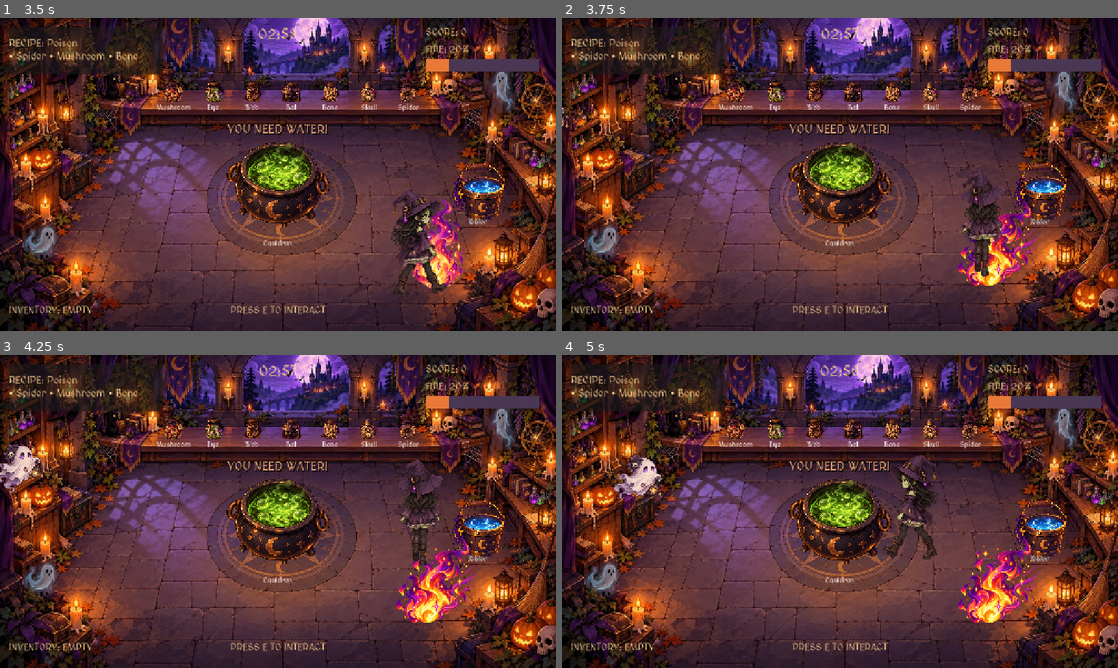
Above: before the commit, frames 1-4 (two rows, left to right).
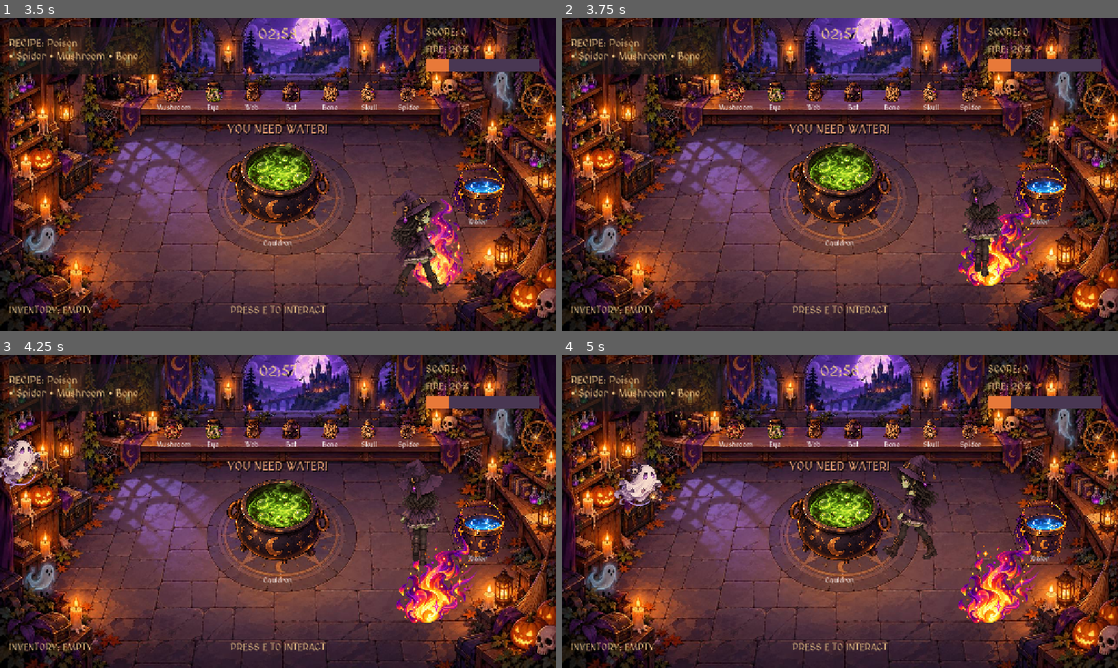
Above: after the commit, the same moments.

Repository: ryadoviy/HellsShift
Game: Godot game, scene res://main.tscn
Two runs of this game, one before a commit and one after it. Both use one fixed random seed, a clock stepped at 60 frames per second and the inputs below.
Inputs (mouse positions are in pixels of both pictures, inside the frame that each line leads up to):
- Up to frame 1 (3.5 s): click "PLAY" at 0.5 s; tap E (interact) at 1.25, 2, 2.1, 2.75 s; move the mouse to (400, 158) at 1.27 s; hold D (move_right) 1.28-2.03 s; hold Q (drop_item) 1.28-2.03 s; click (400, 158) at 1.42 s; move the mouse to (166, 190) at 2.02 s; hold S (move_down) 2.03-2.78 s; move the mouse to (333, 105) at 2.77 s; hold D (move_right) from 2.78 s (still down); tap H at 2.85 s
- Up to frame 2 (3.75 s): tap E (interact) at 3.5 s; move the mouse to (812, 237) at 3.52 s; release D (move_right) at 3.53 s; hold W (move_up) from 3.53 s (still down); tap Q (drop_item) at 3.6 s; click (812, 237) at 3.67 s
- Up to frame 3 (4.25 s): keep holding W (move_up)
- Up to frame 4 (5 s): tap E (interact) at 4.25 s; move the mouse to (1006, 558) at 4.27 s; release W (move_up) at 4.28 s; hold A (move_left) from 4.28 s (still down); hold E (interact) from 4.28 s (still down)

Frame 1 is identical in both runs. In frame 2, less than 0.1% of the frame differs, in the area x 0-2%, y 28-36%; in frame 3, 0.7%; in frame 4, 0.8%, in the area x 9-18%, y 31-49%.

Commit message:
Make ghosts chase the witch
Co-authored-by: Copilot <223556219+Copilot@users.noreply.github.com>

Diff:
--- a/game_manager.gd
+++ b/game_manager.gd
@@ -102,25 +102,25 @@
 			config.fire_growth_interval = 15.0
 			config.fire_growth_amount = 3.0
 			config.potions_for_water = 3
-			gameplay.ghost_system.configure(18.0, 2, 3.0)
+			gameplay.ghost_system.configure(18.0, 2, 3.0, 5.0)
 
 		"NORMAL":
 			config.fire_growth_interval = 10.0
 			config.fire_growth_amount = 5.0
 			config.potions_for_water = 5
-			gameplay.ghost_system.configure(15.0, 4, 5.0)
+			gameplay.ghost_system.configure(15.0, 4, 5.0, 7.0)
 
 		"HARD":
 			config.fire_growth_interval = 7.0
 			config.fire_growth_amount = 8.0
 			config.potions_for_water = 7
-			gameplay.ghost_system.configure(12.0, 6, 7.0)
+			gameplay.ghost_system.configure(12.0, 6, 7.0, 9.0)
 
 		_:
 			config.fire_growth_interval = 10.0
 			config.fire_growth_amount = 5.0
 			config.potions_for_water = 5
-			gameplay.ghost_system.configure(15.0, 4, 5.0)
+			gameplay.ghost_system.configure(15.0, 4, 5.0, 7.0)
 
 	print("DIFFICULTY: ", selected_difficulty)
 	print("FIRE EVERY: ", config.fire_growth_interval, "s")
--- a/ghost_system.gd
+++ b/ghost_system.gd
@@ -2,7 +2,7 @@
 extends Node2D
 class_name GhostSabotage
 
-enum Phase { FLYING, BLOCKING, LEAVING }
+enum Phase { FLYING, LEAVING }
 
 @export var ghost_size: float = 150.0
 @export var ghost_fps: float = 6.0
@@ -10,6 +10,7 @@
 var spawn_interval: float = 25.0
 var max_ghosts: int = 2
 var block_duration: float = 3.0
+var hunt_duration: float = 5.0
 var flight_speed: float = 180.0
 
 var objects: Node2D
@@ -75,16 +76,17 @@
 func configure(
 	interval: float,
 	limit: int,
-	duration: float
+	duration: float,
+	hunt_time: float
 ) -> void:
 	spawn_interval = maxf(1.0, interval)
 	max_ghosts = clampi(limit, 0, 6)
 	block_duration = maxf(0.1, duration)
+	hunt_duration = maxf(0.1, hunt_time)
 
 
 func reset() -> void:
 	for ghost in ghosts:
-		_release_target(ghost)
 		_remove_ghost_sprite(ghost)
 
 	ghosts.clear()
@@ -106,63 +108,27 @@
 
 	for index in range(ghosts.size() - 1, -1, -1):
 		var ghost: Dictionary = ghosts[index]
-		var target := ghost["target"] as GameInteractable
 		var position: Vector2 = ghost["position"]
 		var phase: int = int(ghost["phase"])
 
-		if not is_instance_valid(target):
-			_release_target(ghost)
-			_remove_ghost_sprite(ghost)
-			ghosts.remove_at(index)
-			continue
-
 		match phase:
 			Phase.FLYING:
-				var destination: Vector2
-				if (
-					player != null
-					and bool(ghost.get("hunts_player", false))
-					and not bool(ghost.get("player_hit", false))
-				):
-					destination = to_local(player.global_position)
-				else:
-					destination = to_local(
-						target.global_position
-					) + Vector2(0, -25)
+				if player == null:
+					continue
+
+				var destination := to_local(player.global_position)
 
 				position = position.move_toward(
 					destination,
 					flight_speed * delta
 				)
 				ghost["position"] = position
-
-				if position.distance_to(destination) < 2.0:
-					if (
-						player != null
-						and bool(ghost.get("hunts_player", false))
-						and not bool(ghost.get("player_hit", false))
-					):
-						ghost["player_hit"] = true
-						player.freeze_for(block_duration)
-						ghost["phase"] = Phase.LEAVING
-					else:
-						ghost["phase"] = Phase.BLOCKING
-						ghost["time_left"] = block_duration
-						target.set_meta("ghost_blocked", true)
-						target.modulate = Color(0.6, 0.7, 1.0)
-
-			Phase.BLOCKING:
-				ghost["position"] = to_local(
-					target.global_position
-				) + Vector2(0, -25)
-
-				ghost["time_left"] = maxf(
+				ghost["hunt_time_left"] = maxf(
 					0.0,
-					float(ghost["time_left"]) - delta
+					float(ghost["hunt_time_left"]) - delta
 				)
 
-				if float(ghost["time_left"]) <= 0.0:
-					_release_target(ghost)
+				if float(ghost["hunt_time_left"]) <= 0.0:
 					ghost["phase"] = Phase.LEAVING
 
 			Phase.LEAVING:
@@ -186,52 +152,26 @@
 
 
 func _check_player_collision(ghost: Dictionary) -> void:
-	if player == null or player.is_frozen():
+	if (
+		player == null
+		or player.is_frozen()
+		or int(ghost["phase"]) != Phase.FLYING
+	):
 		return
 
-	var sprite := ghost.get("sprite") as AnimatedSprite2D
-	if not is_instance_valid(sprite):
-		return
-
 	var distance: float = player.global_position.distance_to(
-		sprite.global_position
+		to_global(ghost["position"])
 	)
 
-	if distance <= 110.0 and not bool(ghost.get("player_hit", false)):
+	if distance <= 34.0:
 		ghost["player_hit"] = true
 		player.freeze_for(block_duration)
-		_release_target(ghost)
 		ghost["phase"] = Phase.LEAVING
 
 
 func spawn_ghost() -> bool:
 	if objects == null or ghosts.size() >= max_ghosts:
 		return false
-
-	var candidates: Array[GameInteractable] = []
-
-	for child in objects.get_children():
-		var target := child as GameInteractable
-
-		if target == null or not target.is_visible_in_tree():
-			continue
-
-		if target.kind != GameInteractable.Kind.INGREDIENT:
-			continue
-
-		if target.get_meta("dropped", false):
-			continue
-
-		if target.get_meta("ghost_reserved", false):
-			continue
-
-		candidates.append(target)
-
-	if candidates.is_empty():
-		return false
-
-	var target: GameInteractable = candidates.pick_random()
-	target.set_meta("ghost_reserved", true)
 
 	var from_left: bool = randf() < 0.5
 	var edge_x: float = -70.0 if from_left else 1350.0
@@ -245,16 +185,12 @@
 	sprite.position = entry_position
 
 	ghosts.append({
-		"target": target,
 		"position": entry_position,
 		"exit": Vector2(edge_x, 90.0),
 		"phase": Phase.FLYING,
-		"time_left": block_duration,
+		"hunt_time_left": hunt_duration,
 		"seed": randf_range(0.0, TAU),
-		"original_modulate": target.modulate,
-		"released": false,
 		"player_hit": false,
-		"hunts_player": ghosts.size() % 2 == 0,
 		"sprite": sprite
 	})
 
@@ -320,26 +256,9 @@
 		sprite.queue_free()
 
 
-func _release_target(ghost: Dictionary) -> void:
-	if bool(ghost.get("released", false)):
-		return
-
-	ghost["released"] = true
-
-	var target := ghost.get("target") as GameInteractable
-
-	if not is_instance_valid(target):
-		return
-
-	target.set_meta("ghost_blocked", false)
-	target.set_meta("ghost_reserved", false)
-	target.modulate = ghost["original_modulate"]
-
-
 func _draw() -> void:
-	# Залишаємо тільки індикатор часу блокування
 	for ghost in ghosts:
-		if int(ghost["phase"]) != Phase.BLOCKING:
+		if int(ghost["phase"]) != Phase.FLYING:
 			continue
 
 		var position: Vector2 = ghost["position"]
@@ -349,9 +268,9 @@
 			animation_time * 3.5 + seed_value
 		) * 7.0
 
-		var remaining: float = float(ghost["time_left"])
+		var remaining: float = float(ghost["hunt_time_left"])
 		var progress: float = clampf(
-			remaining / block_duration,
+			remaining / hunt_duration,
 			0.0,
 			1.0
 		)
